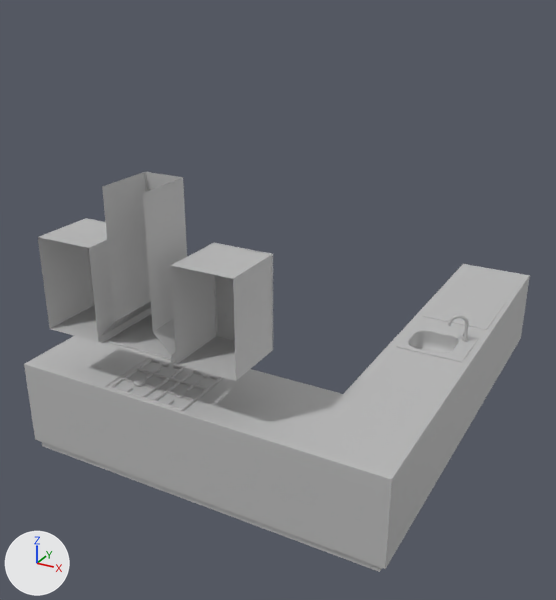
The FBX model Assets/NewNick/Alpha_Things/FBX/SM_Modern_Kitchen_Stove.fbx: old version first, new version second.
Both versions are drawn from a 50 mm camera at (3.64, -7.35, 3.25) aimed at (-0.14, -0.48, -0.18). The lights are fixed; the arrows at lower left show +X, +Y and +Z. Where no turn or scale is listed for an object, it has been applied to the vertices.

Before the edit, the objects in view are built like this:
```python
me_mesh = bpy.data.meshes.new('Mesh')
me_mesh.from_pydata(...)  # 2199 vertices, 2045 faces; spans x -2.0..2.0, y -2.5..2.5, z -1.51..1.51
me_mesh.materials.append(mat_t_modern_kitchen_stove)  # grey #bcbcbc
# before: 2161 (-0.29, -2.5, 1.51) at pixel (142, 193), 2162 (-0.72, -2.5, 1.51) at pixel (102, 186), 2173 (-0.3, -1.92, 1.51) at pixel (182, 177), 2174 (-0.29, -1.93, 1.51) at pixel (183, 177), 2177 (-0.72, -1.93, 1.51) at pixel (144, 171)
# before: 2178 (-0.71, -1.92, 1.51) at pixel (145, 171)
ob_sm_modern_kitchen_stove = bpy.data.objects.new('SM_Modern_Kitchen_Stove', me_mesh)
ob_sm_modern_kitchen_stove.location = (0.0, 0.0, 0.0)
```
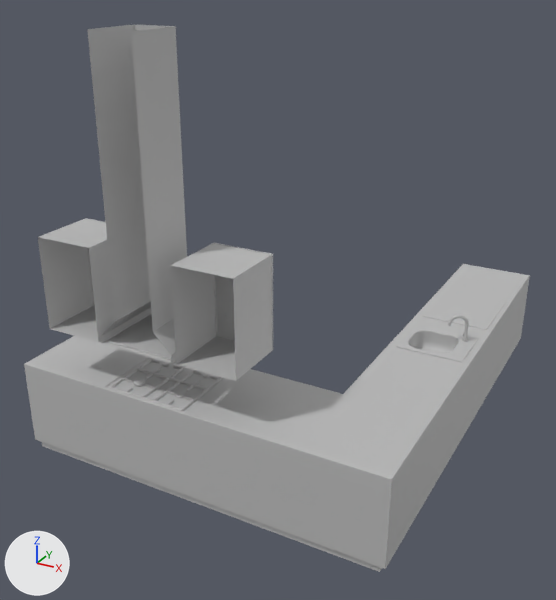
Where the newer file only moved an object's origin or applied its transform, the numbers keep the older frame.

What differs and where, as boxes [x1, y1, x2, y2] in the pictures (556 x 600 px; the box of a moved part takes in the faces that stretch with it):
'SM_Modern_Kitchen_Stove', reshaped (37% taller)
    before: [24, 172, 530, 572]
    after: [24, 25, 530, 572]
part 1 of me_mesh, moved or reshaped
    before: [102, 172, 187, 332]
    after: [87, 25, 187, 332]

The edits, one by one:
me_mesh has 2199 vertices, 2045 faces and spans x -2.0..2.0, y -2.5..2.5, z -1.51..1.51.
me_mesh is used by ob_sm_modern_kitchen_stove.
Part 1, on me_mesh:
Vertices 2161, 2162, 2173, 2174, 2177, 2178 of me_mesh move by (0.0, 0.0, 1.26).
